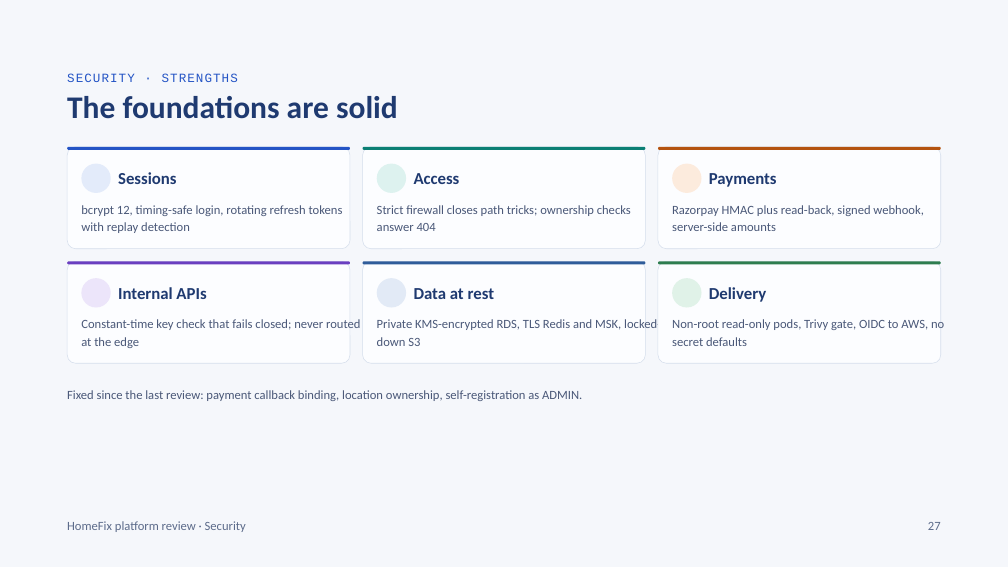
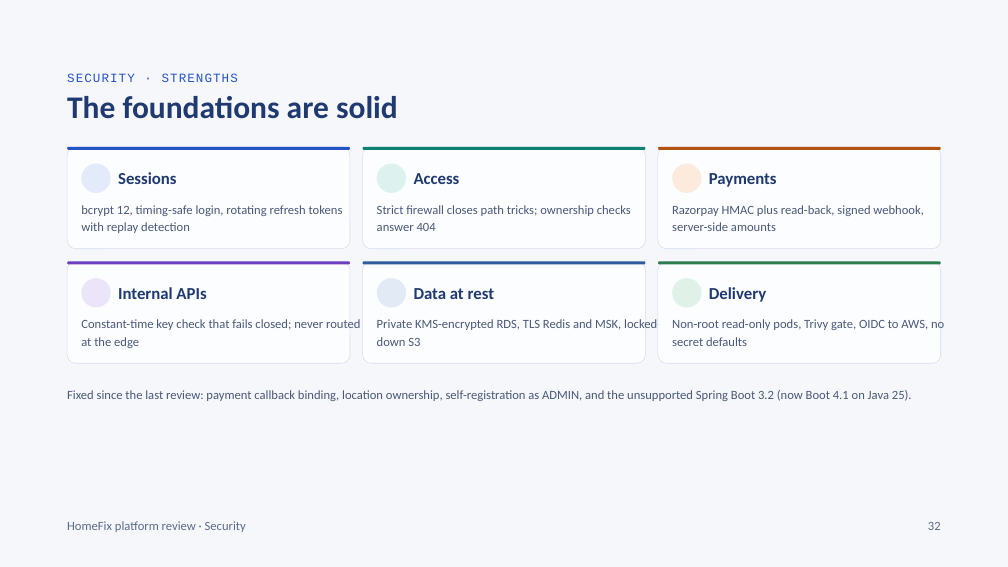
Before and after one commit to KripaGIT009/home-fix, a slide deck: slide 32 of docs/HomeFix_Design_Deck.pptx (slide 27 before the commit). Drawn at 1008x567 pixels with LibreOffice and Linux fonts; fonts in the diff are those of the drawing; background and template pictures are left out. Boxes give left, top, right and bottom in pixels: in the first picture for what was removed or moved away, otherwise in the second. Text is boxed around its words. In the diff, an @@ line names an element or a change of style, - is before the commit and + after.

```diff
--- a/docs/HomeFix_Design_Deck.pptx
+++ b/docs/HomeFix_Design_Deck.pptx
@@ text at bbox=[67, 390, 912, 401]: text changed @@
-Fixed since the last review: payment callback binding, location ownership, self-registration as ADMIN.
+Fixed since the last review: payment callback binding, location ownership, self-registration as ADMIN, and the unsupported Spring Boot 3.2 (now Boot 4.1 on Java 25).
@@ text at bbox=[928, 522, 941, 530]: text changed @@
-27
+32
```
Also in this commit, not shown: 26 other slides changed, 7 slides added, 2 slides removed, 8 other files.
